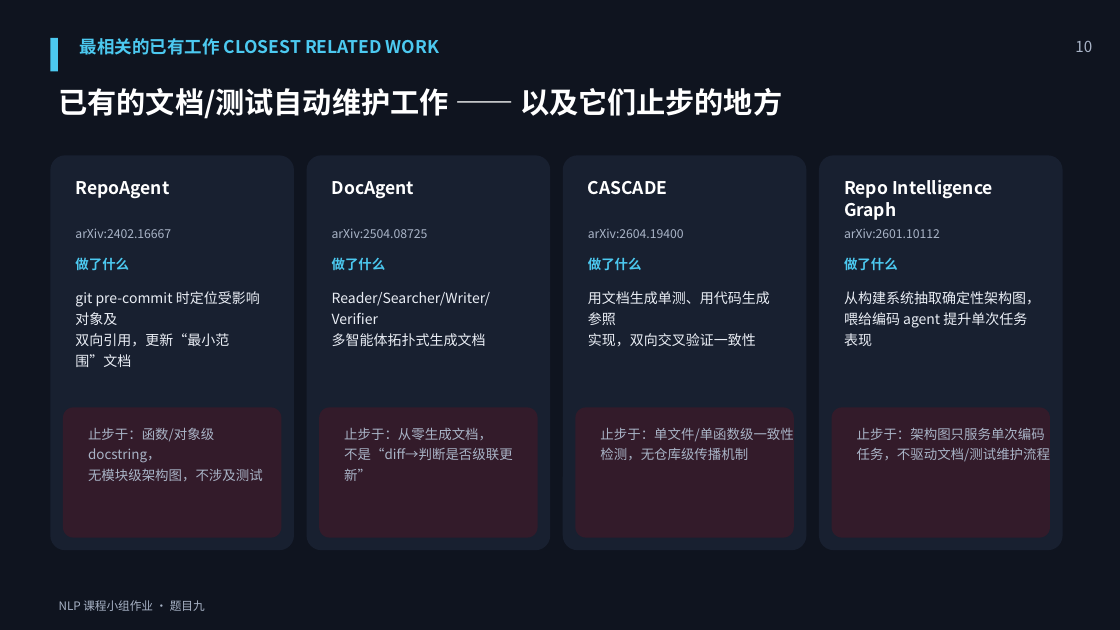
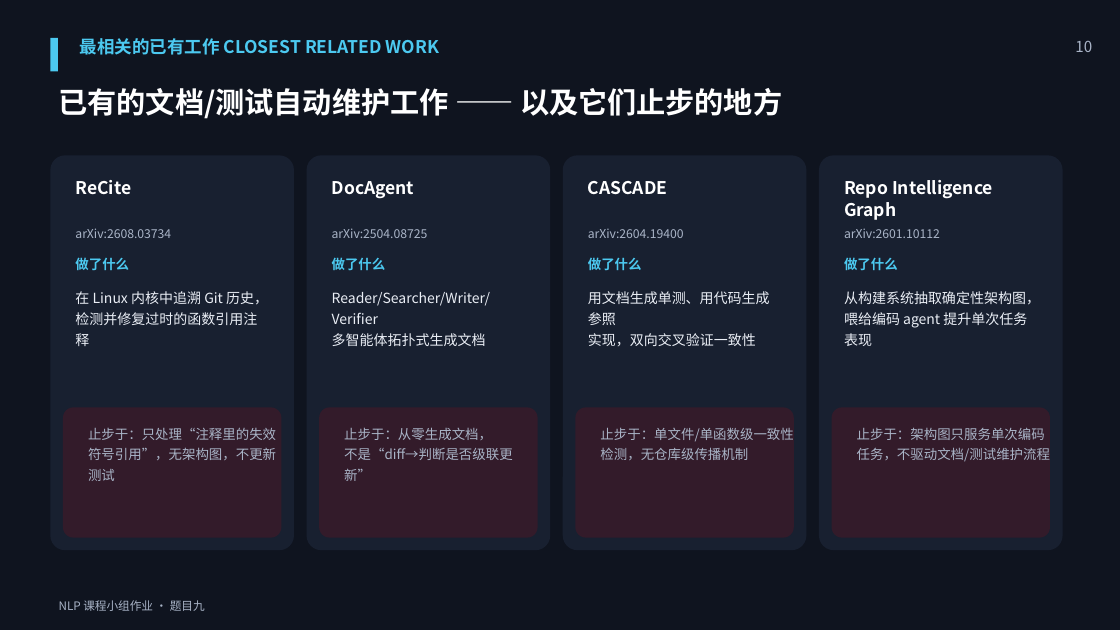
Before and after one commit to Nictheboy/college-nlp-lab, a slide deck: slide 11 of slides/topic9_literature_review.pptx. Drawn at 1120x630 pixels with LibreOffice and Linux fonts; fonts in the diff are those of the drawing. Boxes give left, top, right and bottom in pixels: in the first picture for what was removed or moved away, otherwise in the second. Text is boxed around its words. In the diff, an @@ line names an element or a change of style, - is before the commit and + after.

```diff
--- a/slides/topic9_literature_review.pptx
+++ b/slides/topic9_literature_review.pptx
@@ text at [75, 180, 131, 195]: text changed @@
-RepoAgent
+ReCite
@@ text at [75, 228, 171, 238]: text changed @@
-arXiv:2402.16667
+arXiv:2608.03734
@@ text at [75, 291, 268, 346]: text changed @@
-git pre-commit 时定位受影响对象及
-双向引用，更新“最小范围”文档
+在 Linux 内核中追溯 Git 历史，
+检测并修复过时的函数引用注释
@@ text at [88, 428, 276, 481]: text changed @@
-止步于：函数/对象级 docstring，
-无模块级架构图，不涉及测试
+止步于：只处理“注释里的失效
+符号引用”，无架构图，不更新测试
```
Also in this commit, not shown: 10 other slides changed, 20 other files.
